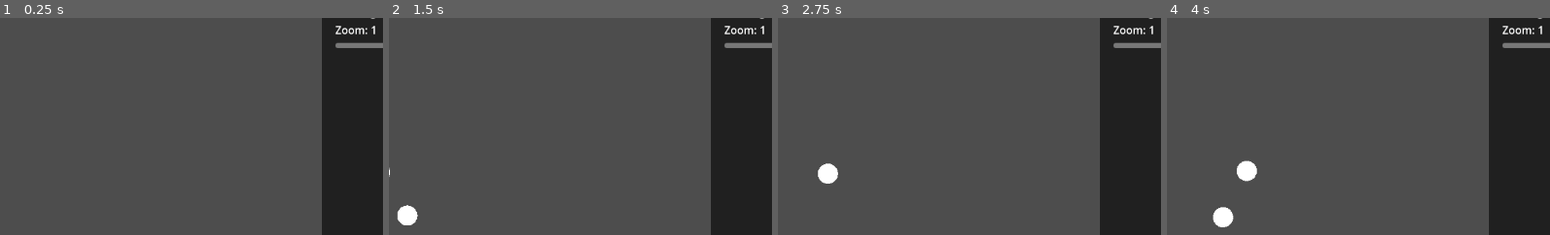
Above: before the commit, frames 1-4 (left to right).
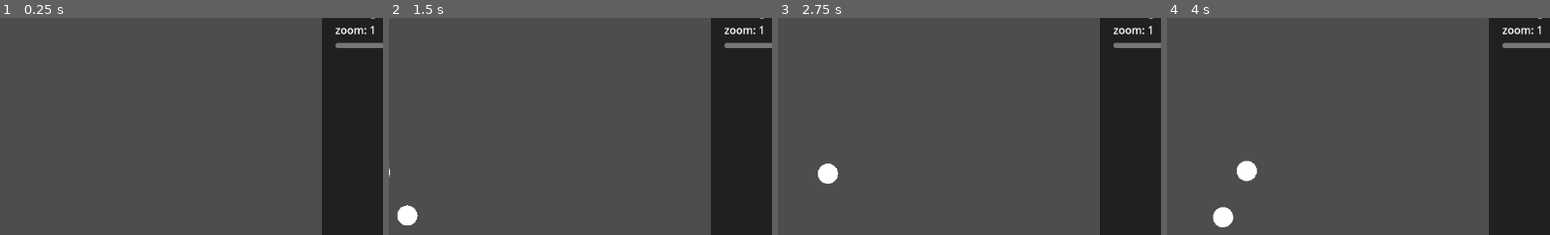
Above: after the commit, the same moments.

Repository: cuboktahedron/Juggor
Game: Godot game, scene res://scenes/game.tscn
Same seed, same stepped clock (60 frames per second), same inputs: the game is played once before the commit and once after it.
Inputs:
- Up to frame 1 (0.25 s): no input
- Up to frame 2 (1.5 s): hold F (lh_right) 0.53-1.28 s; tap Z (lh_throw) at 0.6 s; hold D (lh_down) from 1.28 s (still down); tap X (rh_throw) at 1.35 s
- Up to frame 3 (2.75 s): release D (lh_down) at 2.03 s; hold F (lh_right) from 2.03 s (still down); tap Z (lh_throw) at 2.1 s
- Up to frame 4 (4 s): release F (lh_right) at 2.78 s; hold E (lh_up) 2.78-3.53 s; tap X (rh_throw) at 2.85 s; hold S (lh_left) from 3.53 s (still down); tap Z (lh_throw) at 3.6 s
The pictures show only the part of the screen within x 33-83%, y 21-71%; the shares and areas given below are measured in that part.

The runs differ from the first frame. In frame 1, 0.2% of the frame differs, in the area x 87-98%, y 3-8%; in frame 2, 0.2%; in frame 3, 0.2%; in frame 4, 0.2%.

Commit message:
Add auto zoom

Diff:
--- a/scenes/game.tscn
+++ b/scenes/game.tscn
@@ -85,9 +85,9 @@
 
 [node name="HSlider" type="HSlider" parent="ControlLayer/ControlPanel/Margin/VBox/Zoom"]
 layout_mode = 2
-min_value = 0.25
+min_value = 0.01
 max_value = 1.0
-step = 0.25
+step = 0.01
 value = 1.0
 
 [node name="MenuBackground" type="ColorRect" parent="ControlLayer"]
--- a/scripts/control_panel.gd
+++ b/scripts/control_panel.gd
@@ -25,6 +25,11 @@
 @onready var _zoom_slider := $Margin/VBox/Zoom/HSlider
 
 
+func change_zoom(zoom: float):
+	_zoom_slider.value = zoom
+	_zoom_slider.value_changed.emit(_zoom_slider.value)
+
+
 func _on_gravity_changed(_gravity):
 	_gravity_label.text = "gravity: %s" % str(gravity)
 	gravity_changed.emit(gravity)
--- a/scripts/game.gd
+++ b/scripts/game.gd
@@ -16,21 +16,27 @@
 	env.zoom = _control_panel.zoom
 	env.tempo = 0.5
 
-	reset_play_field([3])
+	_reset_play_field([3])
 
 
-func reset_play_field(patterns: Array):
+func _reset_play_field(patterns: Array):
 	if current_play_field != null:
 		current_play_field.queue_free()
 
 	current_play_field = PlayField.instantiate()
 	current_play_field.env = env
+	current_play_field.auto_zoomed.connect(_on_play_field_auto_zoomed)
 	add_child(current_play_field)
+
 	current_play_field.set_pattern(patterns)
 
 
+func _on_play_field_auto_zoomed(zoom: float):
+	_control_panel.change_zoom(zoom)
+
+
 func _on_patterns_change_pattern(patterns: Array):
-	reset_play_field(patterns)
+	_reset_play_field(patterns)
 
 
 func _on_control_panel_gravity_changed(gravity: float):
@@ -54,4 +60,4 @@
 
 
 func _on_change_pattern_form_change_pattern(patterns: Array):
-	reset_play_field(patterns)
+	_reset_play_field(patterns)
--- a/scripts/play_field.gd
+++ b/scripts/play_field.gd
@@ -1,4 +1,6 @@
 extends Node
+
+signal auto_zoomed(zoom: float)
 
 var env = {}
 
@@ -49,11 +51,40 @@
 func set_pattern(patterns: Array):
 	_site_swap.change_patterns(patterns)
 
+	var zoom = _calculate_zoom(patterns)
+	auto_zoomed.emit(zoom)
+
 
 func change_zoom(zoom: float):
 	_camera.zoom = Vector2(1.0, 1.0) * zoom
 	_camera.offset.x = 150 * (1.0 / zoom)
 	_camera.offset.y = -224 * 1.0 / zoom
+
+
+func _calculate_zoom(patterns: Array):
+	var max_pattern = 0
+	for pattern in patterns:
+		max_pattern = max(max_pattern, pattern)
+
+	if max_pattern <= 2:
+		return 1
+
+	var base_time = max_pattern - 0.5
+	var actual_time = base_time * env.tempo
+	var v0 = (-0.5 * env.gravity * actual_time ** 2) / actual_time
+	var t_hmax = -v0 / env.gravity
+	var hmax = (v0 * t_hmax - 0.5 * env.gravity * t_hmax ** 2) * env.tempo
+
+	print("t_hmax=%s" % t_hmax)
+	print("hmax=%s" % hmax)
+
+	var zoom = 1.0
+	var i = 0
+	while 1.0 / zoom * 648 < -hmax:
+		zoom = 1.0 - i * 0.01
+		i += 1
+
+	return zoom
 
 
 func _progressed_pattern(hand: int, pattern: int):
